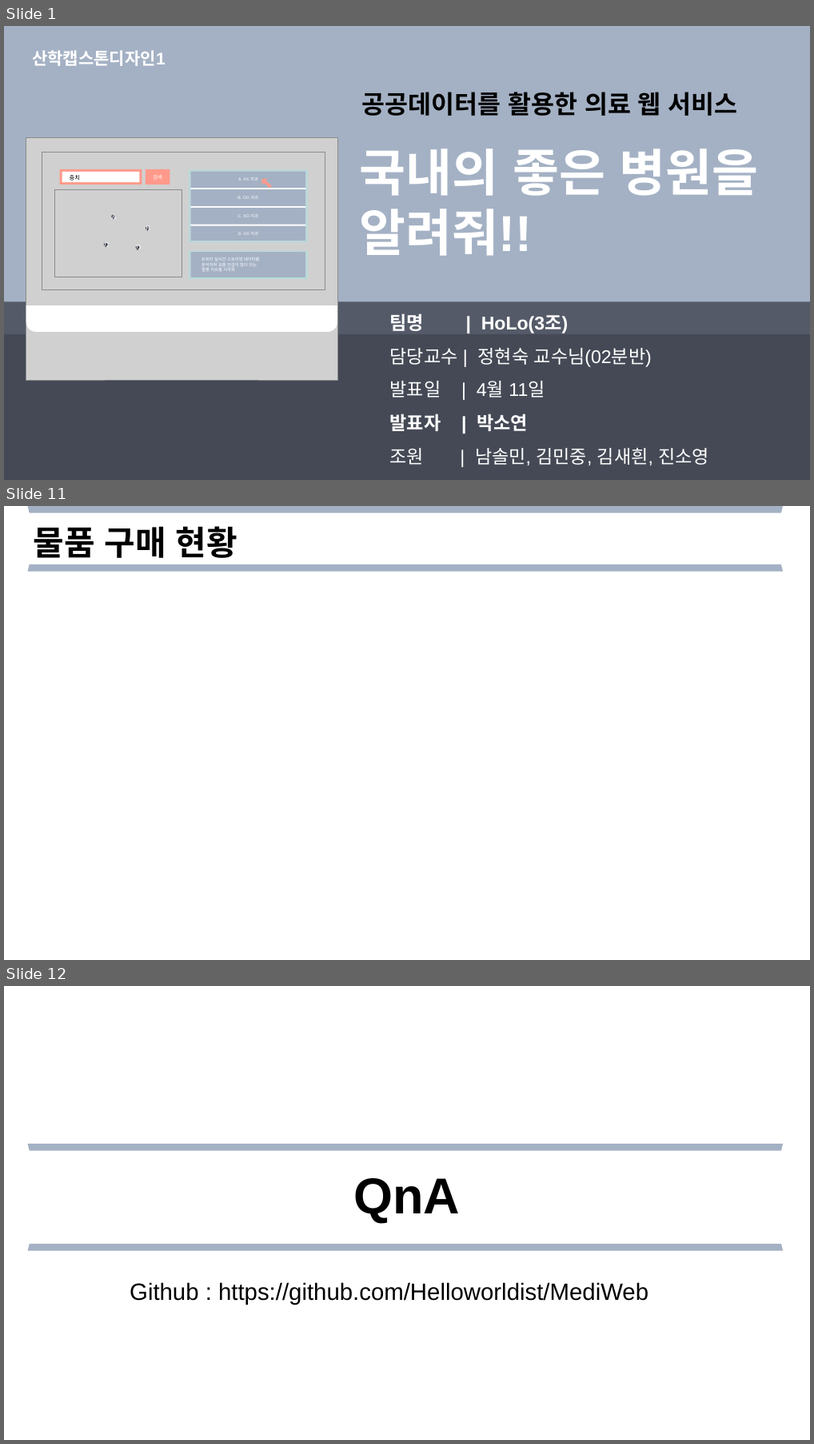
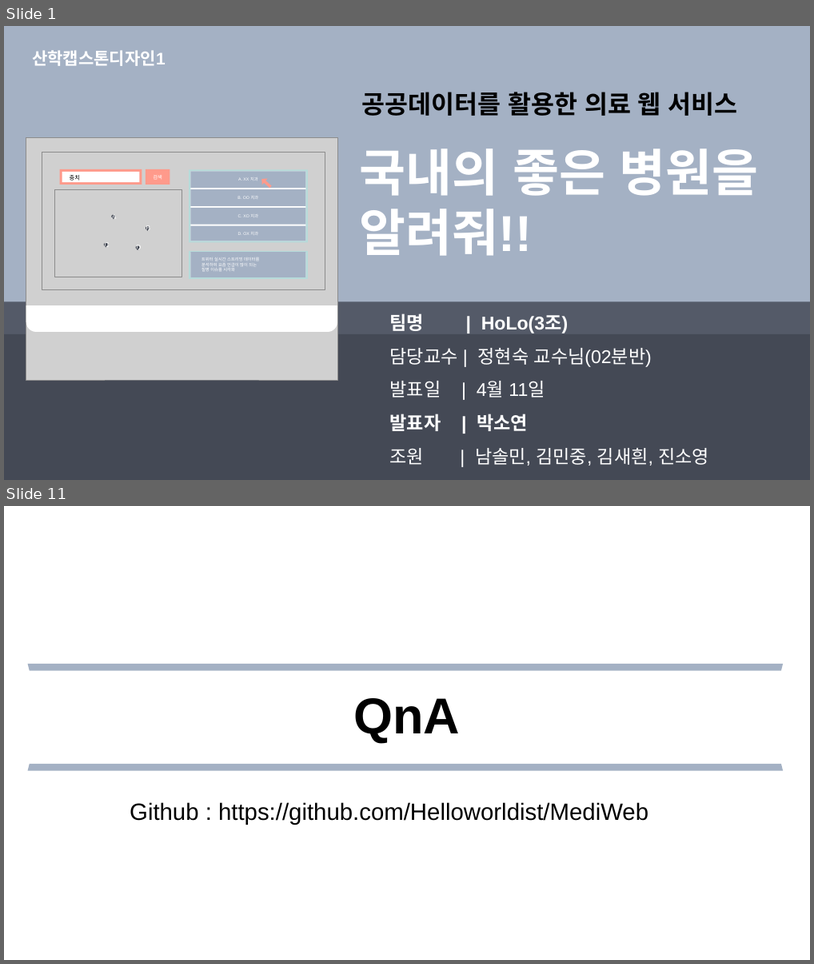
Before and after one commit to Helloworldist/MediWeb, a slide deck: ppt/4주차 발표_3조.pptx. Shown one above the other, each under a label of ours: slides 1, 11 and 12 before the commit, slides 1 and 11 after it; the slides between them are not shown. The pictures are 814x1444 and 814x964 pixels, drawn with LibreOffice and Linux fonts; fonts in the diff are those of the drawing; grey boxes stand for pictures. Boxes give left, top, right and bottom in pixels: in the first picture for what was removed or moved away, otherwise in the second. Text is boxed around its words. In the diff, an @@ line names an element or a change of style, - is before the commit and + after.

```diff
--- a/ppt/4주차 발표_3조.pptx
+++ b/ppt/4주차 발표_3조.pptx
@@ slide 11 removed at (x1=4, y1=506, x2=810, y2=960), background #FFFFFF @@
@@ trapezoid removed at (x1=27, y1=506, x2=783, y2=512) @@
@@ text removed at (x1=34, y1=526, x2=238, y2=558) @@
-물품 구매 현황
@@ trapezoid removed at (x1=27, y1=564, x2=783, y2=572) @@
@@ what was slide 12 is now slide 11 @@
```
Also in this commit, not shown: 9 slides changed.
